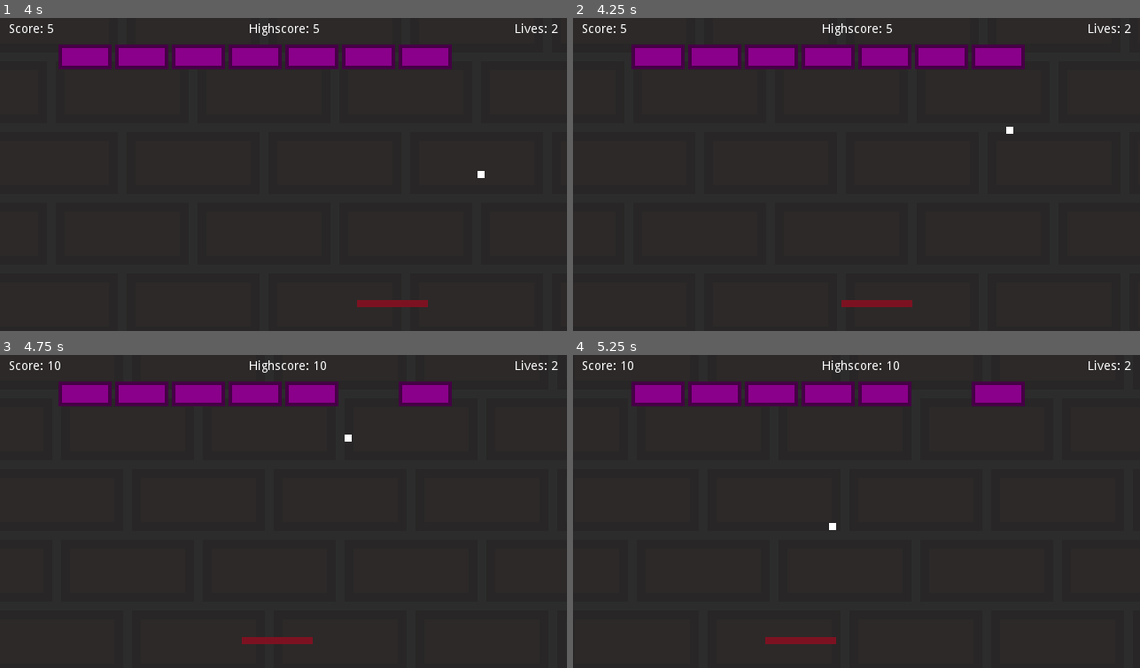
Above: before the commit, frames 1-4 (two rows, left to right).
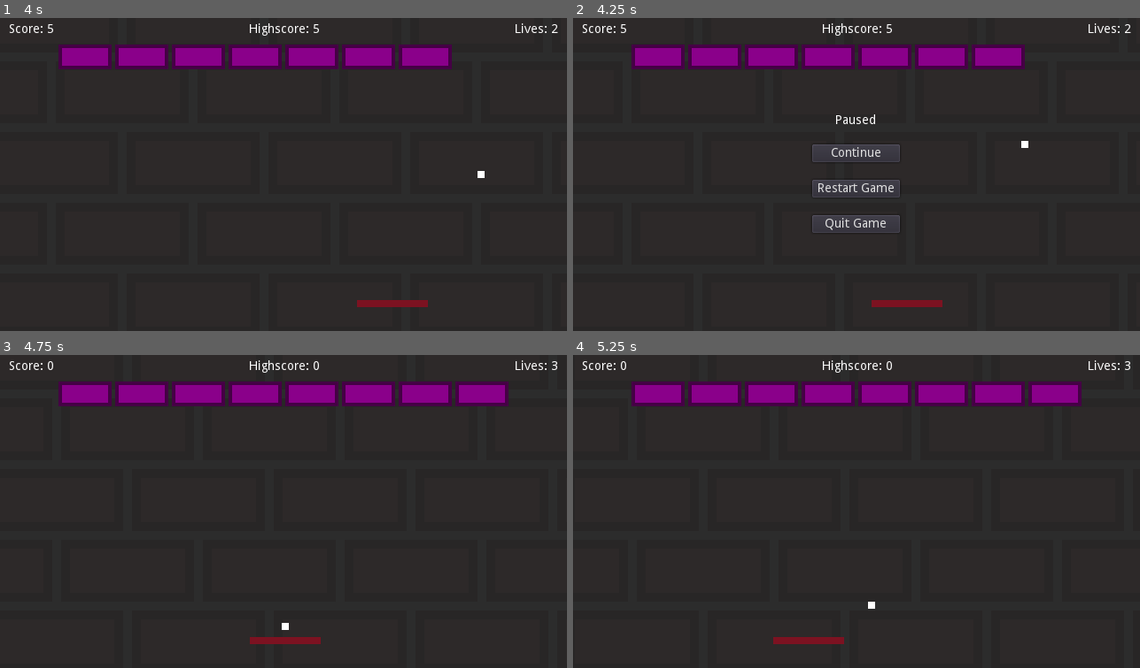
Above: after the commit, the same moments.

Repository: Boyquotes/godot-bricks
Game: Godot game, scene res://levels/World.tscn
The game is run twice, just before and just after one commit, with the same random seed, the same clock (stepped at 60 frames per second) and the same inputs.
Inputs (mouse positions are in pixels of both pictures, inside the frame that each line leads up to):
- Up to frame 1 (4 s): tap Enter (ui_accept) at 0.5, 1.35, 1.52, 1.82, 2.85, 3.02, 3.32, 3.5 s; hold Right (ui_right) 0.53-1.28 s; hold Enter (ui_accept) 0.53-1.28 s; hold Left (ui_left) 1.28-2.03 s; hold Enter (ui_accept) 2.03-2.78 s; hold Right (ui_right) 2.03-3.53 s; hold Left (ui_left) from 3.53 s (still down); hold Enter (ui_accept) from 3.53 s (still down)
- Up to frame 2 (4.25 s): keep holding Left (ui_left); keep holding Enter (ui_accept); tap Escape (ui_cancel) at 4.15 s
- Up to frame 3 (4.75 s): release Left (ui_left) at 4.25 s; release Enter (ui_accept) at 4.25 s; click (283, 527) at 4.25 s, where only the run after the commit has a clickable "Restart Game"
- Up to frame 4 (5.25 s): hold Left (ui_left) from 5.03 s (still down); tap Enter (ui_accept) at 5.1 s

Frame 1 is identical in both runs. In frame 2, 2.3% of the frame differs, in the area x 42-81%, y 30-93%; in frame 3, 1.7%; in frame 4, 1.7%.

Commit message:
Adding a pause menu
Can continue/restart/exit.

Close #7

Diff:
--- a/gui/HUD.gd
+++ b/gui/HUD.gd
@@ -1,19 +1,36 @@
-extends MarginContainer
+extends CanvasLayer
 
 signal restart
+signal resume
 
 func update_score(value):
-  $VBoxContainer/HBoxContainer/Score.text = "Score: %s" % value
+  $MarginContainer/VBoxContainer/HBoxContainer/Score.text = "Score: %s" % value
 
 func update_lives(value):
-  $VBoxContainer/HBoxContainer/Lives.text = "Lives: %s" % value
+  $MarginContainer/VBoxContainer/HBoxContainer/Lives.text = "Lives: %s" % value
 
 func update_highscore(value):
-  $VBoxContainer/HBoxContainer/Highscore.text = "Highscore: %s" % value
+  $MarginContainer/VBoxContainer/HBoxContainer/Highscore.text = "Highscore: %s" % value
 
-func game_over(_message = "Game Over"):
-  $GameOver/VBoxContainer/Label.text = _message
-  $GameOver.show()
+func show_buttons(_game_over = true):
+  var _message
+  if _game_over:
+    _message = "Game Over"
+  else:
+    _message = "Paused"
+  $MarginContainer/CentreButtons/VBoxContainer/Label.text = _message
+  $MarginContainer/CentreButtons.show()
+  if _game_over:
+    $MarginContainer/CentreButtons/VBoxContainer/Continue.hide()
+  else:
+    $MarginContainer/CentreButtons/VBoxContainer/Continue.show()
 
 func _on_Button_pressed():
   emit_signal("restart")
+
+func _on_Quit_pressed():
+  get_tree().quit()
+
+func _on_Continue_pressed():
+  $MarginContainer/CentreButtons.hide()
+  emit_signal("resume")
--- a/gui/HUD.tscn
+++ b/gui/HUD.tscn
@@ -2,35 +2,36 @@
 
 [ext_resource path="res://gui/HUD.gd" type="Script" id=1]
 
-[node name="HUD" type="MarginContainer"]
+[node name="HUD" type="CanvasLayer"]
+script = ExtResource( 1 )
+
+[node name="MarginContainer" type="MarginContainer" parent="."]
 anchor_right = 1.0
 anchor_bottom = 1.0
-size_flags_horizontal = 2
 custom_constants/margin_right = 10
 custom_constants/margin_top = 10
 custom_constants/margin_left = 10
 custom_constants/margin_bottom = 10
-script = ExtResource( 1 )
 
-[node name="VBoxContainer" type="VBoxContainer" parent="."]
+[node name="VBoxContainer" type="VBoxContainer" parent="MarginContainer"]
 margin_left = 10.0
 margin_top = 10.0
 margin_right = 630.0
 margin_bottom = 350.0
 
-[node name="HBoxContainer" type="HBoxContainer" parent="VBoxContainer"]
+[node name="HBoxContainer" type="HBoxContainer" parent="MarginContainer/VBoxContainer"]
 editor/display_folded = true
 margin_right = 620.0
 margin_bottom = 14.0
 size_flags_horizontal = 3
 alignment = 1
 
-[node name="Score" type="Label" parent="VBoxContainer/HBoxContainer"]
+[node name="Score" type="Label" parent="MarginContainer/VBoxContainer/HBoxContainer"]
 margin_right = 51.0
 margin_bottom = 14.0
 text = "Score: 0"
 
-[node name="Highscore" type="Label" parent="VBoxContainer/HBoxContainer"]
+[node name="Highscore" type="Label" parent="MarginContainer/VBoxContainer/HBoxContainer"]
 margin_left = 55.0
 margin_right = 567.0
 margin_bottom = 14.0
@@ -38,13 +39,14 @@
 text = "Highscore: 0"
 align = 1
 
-[node name="Lives" type="Label" parent="VBoxContainer/HBoxContainer"]
+[node name="Lives" type="Label" parent="MarginContainer/VBoxContainer/HBoxContainer"]
 margin_left = 571.0
 margin_right = 620.0
 margin_bottom = 14.0
 text = "Lives: 3"
 
-[node name="GameOver" type="CenterContainer" parent="."]
+[node name="CentreButtons" type="CenterContainer" parent="MarginContainer"]
+pause_mode = 2
 visible = false
 margin_left = 10.0
 margin_top = 10.0
@@ -52,23 +54,36 @@
 margin_bottom = 350.0
 size_flags_vertical = 3
 
-[node name="VBoxContainer" type="VBoxContainer" parent="GameOver"]
+[node name="VBoxContainer" type="VBoxContainer" parent="MarginContainer/CentreButtons"]
 margin_left = 260.0
-margin_top = 143.0
+margin_top = 103.0
 margin_right = 359.0
-margin_bottom = 197.0
+margin_bottom = 237.0
 custom_constants/separation = 20
 
-[node name="Label" type="Label" parent="GameOver/VBoxContainer"]
+[node name="Label" type="Label" parent="MarginContainer/CentreButtons/VBoxContainer"]
 margin_right = 99.0
 margin_bottom = 14.0
 text = "Game Over"
 align = 1
 
-[node name="Restart" type="Button" parent="GameOver/VBoxContainer"]
-pause_mode = 2
+[node name="Continue" type="Button" parent="MarginContainer/CentreButtons/VBoxContainer"]
 margin_top = 34.0
 margin_right = 99.0
 margin_bottom = 54.0
+text = "Continue"
+
+[node name="Restart" type="Button" parent="MarginContainer/CentreButtons/VBoxContainer"]
+margin_top = 74.0
+margin_right = 99.0
+margin_bottom = 94.0
 text = "Restart Game"
-[connection signal="pressed" from="GameOver/VBoxContainer/Restart" to="." method="_on_Button_pressed"]
+
+[node name="Quit" type="Button" parent="MarginContainer/CentreButtons/VBoxContainer"]
+margin_top = 114.0
+margin_right = 99.0
+margin_bottom = 134.0
+text = "Quit Game"
+[connection signal="pressed" from="MarginContainer/CentreButtons/VBoxContainer/Continue" to="." method="_on_Continue_pressed"]
+[connection signal="pressed" from="MarginContainer/CentreButtons/VBoxContainer/Restart" to="." method="_on_Button_pressed"]
+[connection signal="pressed" from="MarginContainer/CentreButtons/VBoxContainer/Quit" to="." method="_on_Quit_pressed"]
--- a/levels/World.gd
+++ b/levels/World.gd
@@ -33,6 +33,11 @@
 
 func _process(delta):
   $ParallaxBackground.scroll_offset.x = -$Paddle.global_position.x
+
+func _input(event):
+  if event.is_action("ui_cancel"):
+    get_tree().paused = true
+    $HUD.show_buttons(false)
 
 func set_score(_value):
   score = _value
@@ -117,7 +122,7 @@
   set_lives(lives - 1)
   if lives <= 0:
     get_tree().paused = true
-    $HUD.game_over()
+    $HUD.show_buttons()
     if new_highscore:
       save_score()
   else:
@@ -125,3 +130,7 @@
 
 func _on_HUD_restart():
   get_tree().reload_current_scene()
+
+func _on_HUD_resume():
+  print("resume")
+  get_tree().paused = false
--- a/levels/World.tscn
+++ b/levels/World.tscn
@@ -1,12 +1,16 @@
 [gd_scene load_steps=5 format=2]
 
 [ext_resource path="res://levels/World.gd" type="Script" id=1]
-[ext_resource path="res://assets/textures/sprites/bricktile.png" type="Texture" id=2]
-[ext_resource path="res://gui/HUD.tscn" type="PackedScene" id=3]
+[ext_resource path="res://gui/HUD.tscn" type="PackedScene" id=2]
+[ext_resource path="res://assets/textures/sprites/bricktile.png" type="Texture" id=3]
 [ext_resource path="res://objects/Paddle.tscn" type="PackedScene" id=4]
 
 [node name="World" type="Node2D"]
 script = ExtResource( 1 )
+
+[node name="HUD" parent="." instance=ExtResource( 2 )]
+margin_right = 640.0
+margin_bottom = 368.0
 
 [node name="ParallaxBackground" type="ParallaxBackground" parent="."]
 offset = Vector2( 0, -32 )
@@ -28,12 +32,8 @@
 margin_right = 128.0
 margin_bottom = 80.0
 rect_scale = Vector2( 5, 5 )
-texture = ExtResource( 2 )
+texture = ExtResource( 3 )
 stretch_mode = 2
-
-[node name="HUD" parent="." instance=ExtResource( 3 )]
-margin_right = 640.0
-margin_bottom = 368.0
 
 [node name="Paddle" parent="." instance=ExtResource( 4 )]
 position = Vector2( 322.486, 326.792 )
@@ -48,6 +48,5 @@
 
 [node name="SpawnPoint" type="Position2D" parent="."]
 position = Vector2( 32, 32 )
-
-[node name="CanvasLayer" type="CanvasLayer" parent="."]
 [connection signal="restart" from="HUD" to="." method="_on_HUD_restart"]
+[connection signal="resume" from="HUD" to="." method="_on_HUD_resume"]
